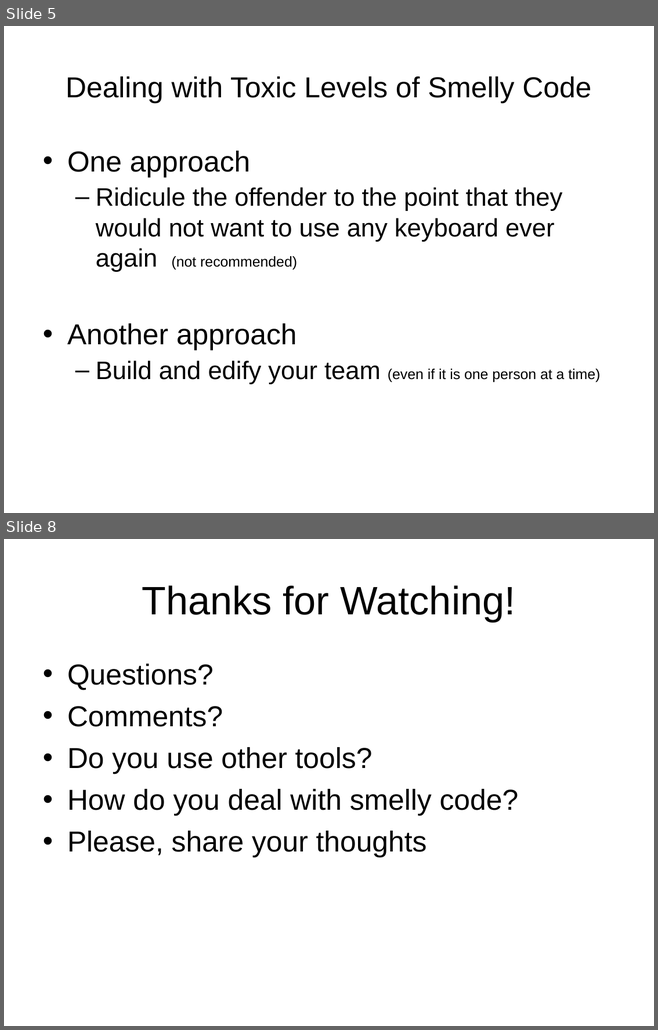
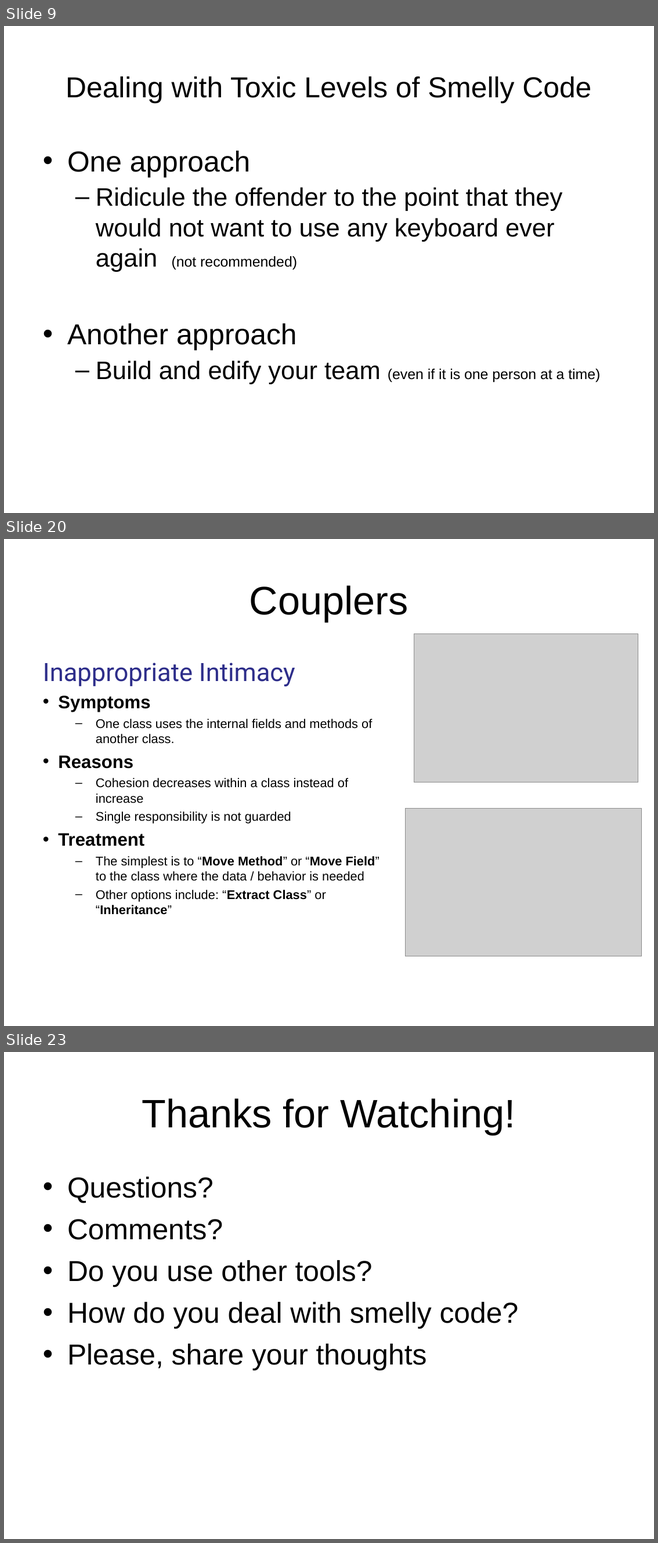
Before and after one commit to anibalvelarde/CodeSmells, a slide deck: DevelopingANoseForCodeSmells.ppt. Shown one above the other, each under a label of ours: slides 5 and 8 before the commit, slides 9, 20 and 23 after it; the slides between them are not shown. The pictures are 658x1030 and 658x1543 pixels, drawn with LibreOffice and Linux fonts; fonts in the diff are those of the drawing; grey boxes stand for pictures; background and template pictures are left out. Boxes give left, top, right and bottom in pixels: in the first picture for what was removed or moved away, otherwise in the second. Text is boxed around its words. In the diff, an @@ line names an element or a change of style, - is before the commit and + after.

Commit message:
Added more pages to the presentation
Discussed more cases of Bloaters and Couplers

```diff
--- a/DevelopingANoseForCodeSmells.ppt
+++ b/DevelopingANoseForCodeSmells.ppt
@@ slide 20 added at [4,539,654,1026], background picture (left out) @@
@@ title added at [249,585,408,622], 44 pt, text #000000 @@
+Couplers
@@ picture added at [414,634,638,783] @@
@@ text added at [43,663,379,915], 14 pt, text #000000 @@
+Inappropriate Intimacy
+• Symptoms
+  – One class uses the internal fields and methods of another class.
+• Reasons
+  – Cohesion decreases within a class instead of increase
+  – Single responsibility is not guarded
+• Treatment
+  – The simplest is to “Move Method” or “Move Field” to the class where the data / behavior is needed
+  – Other options include: “Extract Class” or “Inheritance”
@@ picture added at [405,808,641,956] @@
@@ what was slide 5 is now slide 9 @@
@@ what was slide 8 is now slide 23 @@
```
Also in this commit, not shown: 4 slides changed, 14 other slides added, 7 other files.
